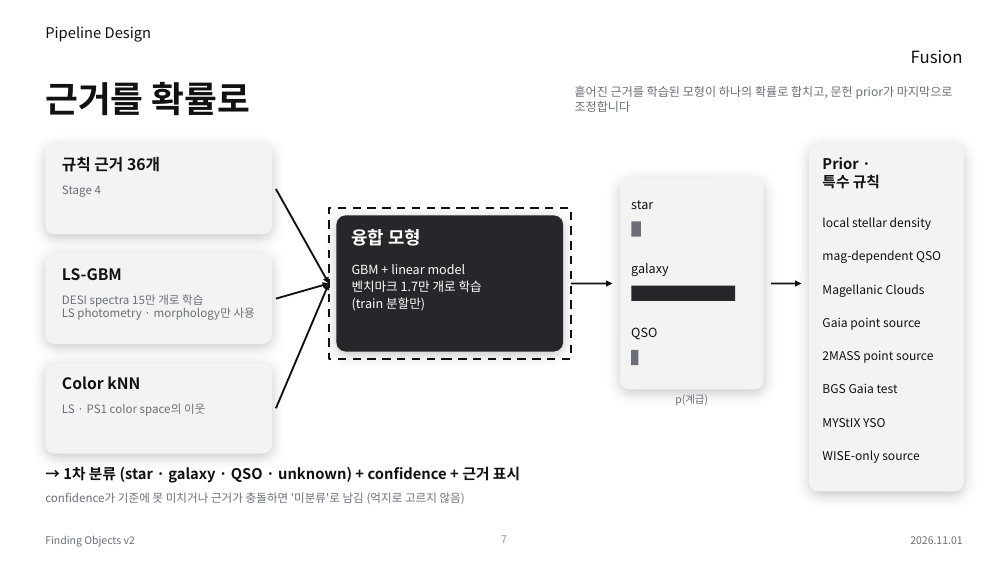
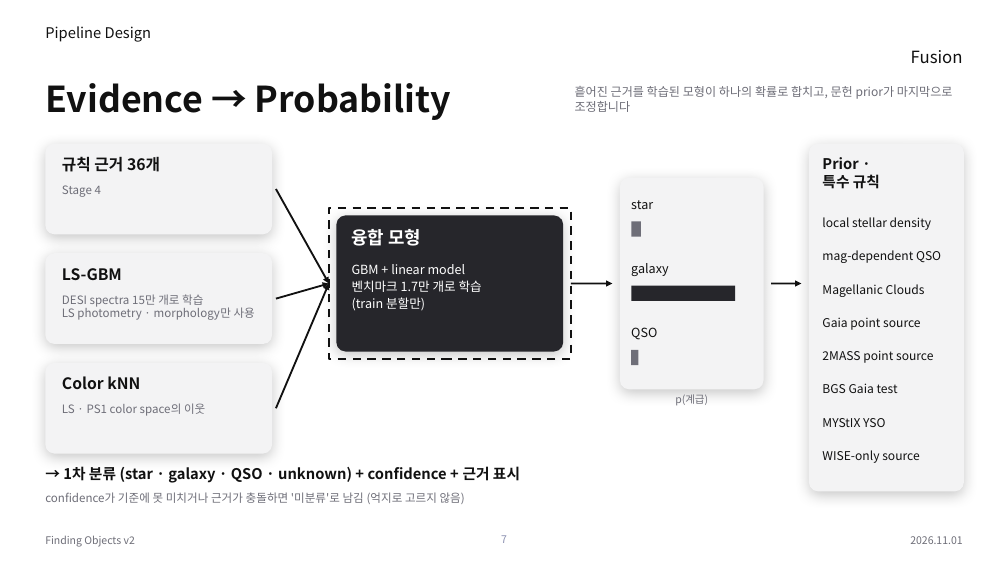
Before and after one commit to Pinchpeach/Finding_objects, a slide deck: slide 7 of v2/document/PIPELINE_STACK_v2.44.0.pptx. Drawn at 1008x567 pixels with LibreOffice and Linux fonts; fonts in the diff are those of the drawing. Boxes give left, top, right and bottom in pixels: in the first picture for what was removed or moved away, otherwise in the second. Text is boxed around its words. In the diff, an @@ line names an element or a change of style, - is before the commit and + after.

```diff
--- a/v2/document/PIPELINE_STACK_v2.44.0.pptx
+++ b/v2/document/PIPELINE_STACK_v2.44.0.pptx
@@ title at box(45, 83, 451, 120): text changed @@
-근거를 확률로
+Evidence → Probability
```
Also in this commit, not shown: 11 other slides changed, 1 other file.
